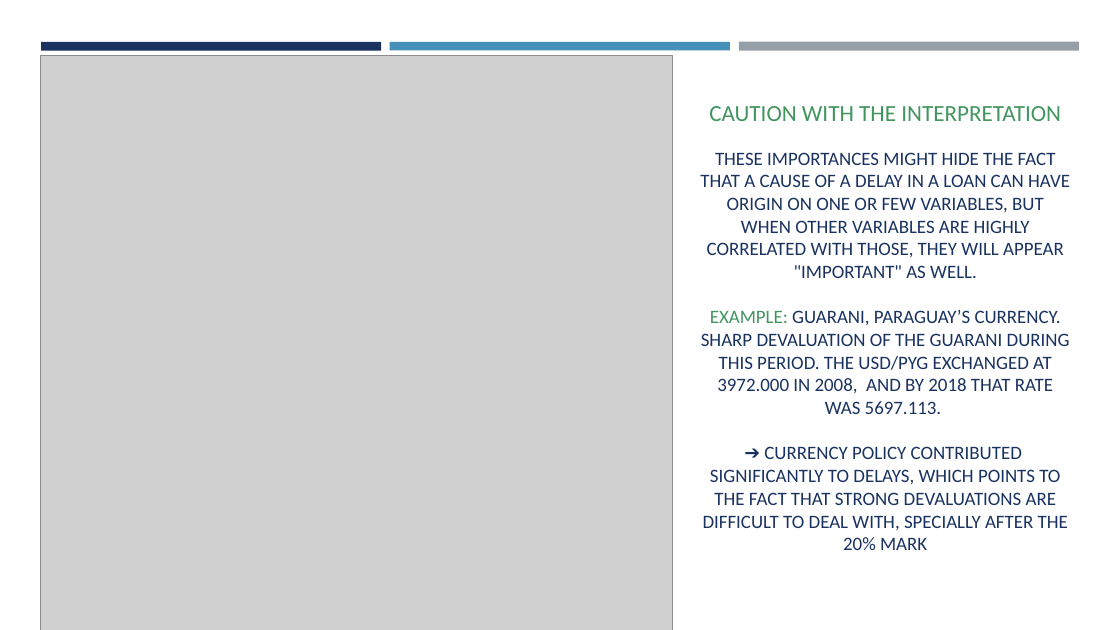
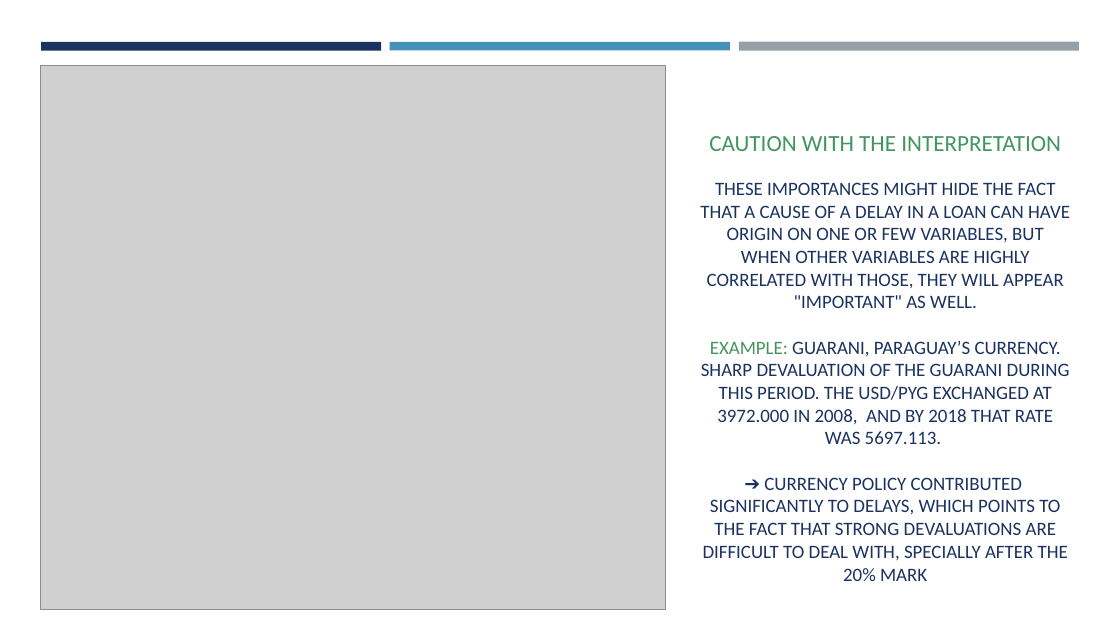
Before and after one commit to MigBap/Capstone-Project-1, a slide deck: slide 14 of Capstone Project I.pptx. Drawn at 1120x630 pixels with LibreOffice and Linux fonts; fonts in the diff are those of the drawing; grey boxes stand for pictures. Boxes give left, top, right and bottom in pixels: in the first picture for what was removed or moved away, otherwise in the second. Text is boxed around its words. In the diff, an @@ line names an element or a change of style, - is before the commit and + after.

```diff
--- a/Capstone Project I.pptx
+++ b/Capstone Project I.pptx
@@ picture: place and size @@
-picture at (40,55,672,630)
+picture at (40,66,665,610)
@@ title "CAUTION WITH THE INTERPRETATION THESE ...": place and size @@
-title "CAUTION WITH THE INTERPRETATION THESE ..." at (700,106,1070,550)
+title "CAUTION WITH THE INTERPRETATION THESE ..." at (700,136,1070,581)
```
Also in this commit, not shown: 1 slide added.
